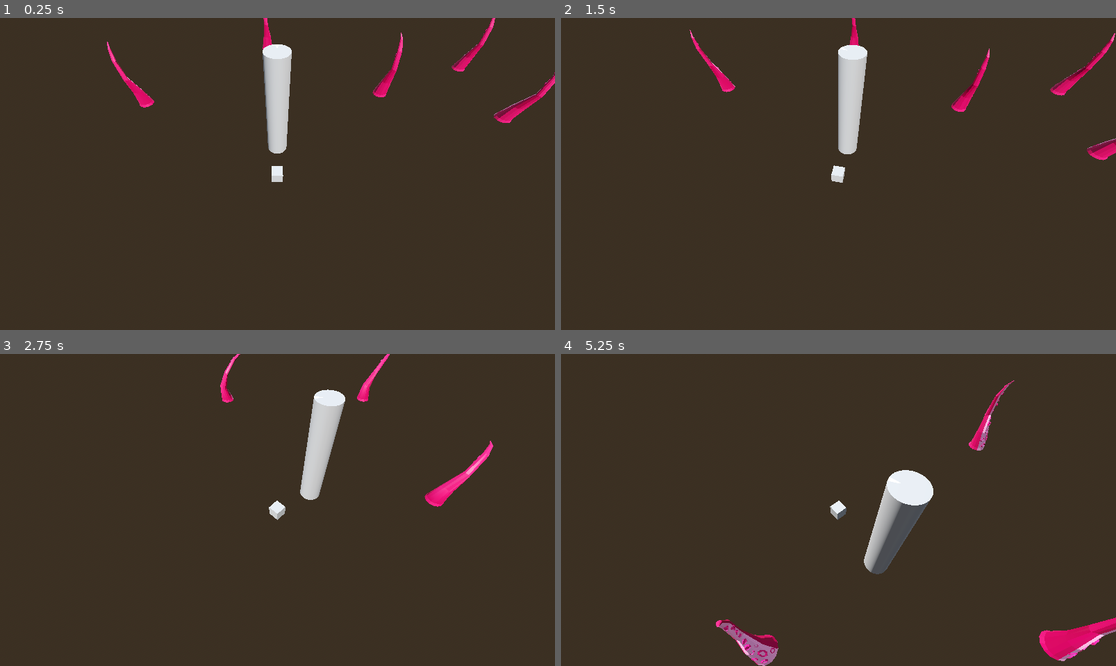
Above: before the commit, frames 1-4 (two rows, left to right).
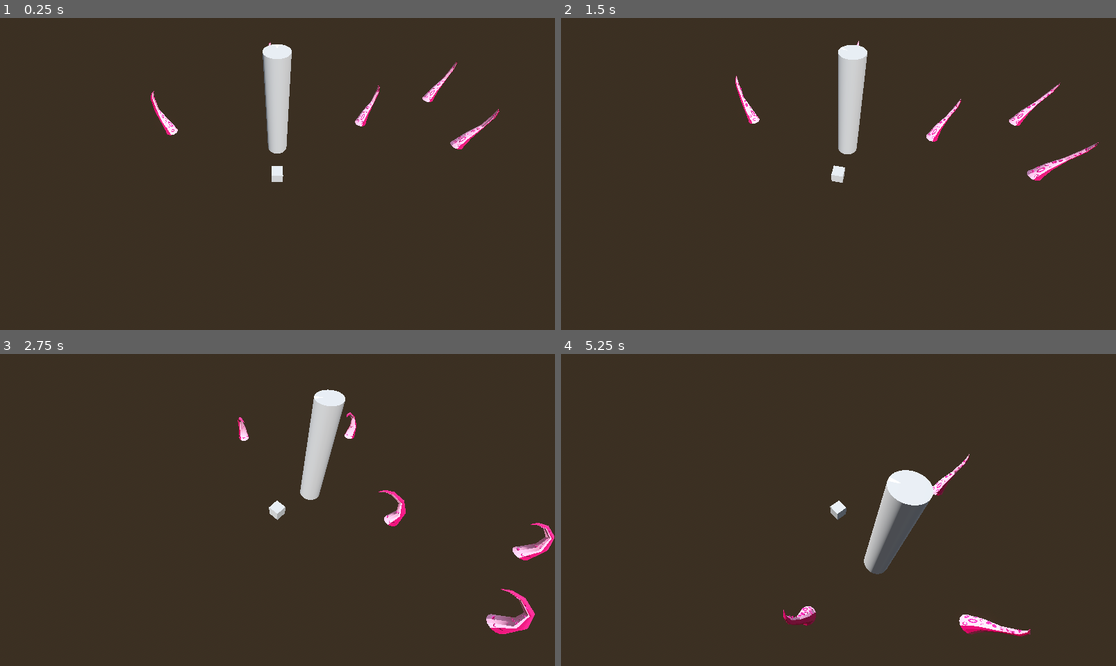
Above: after the commit, the same moments.

Repository: Yrthgze/Lighthouse
Game: Godot game, scene res://scenes/main_level.tscn
Same seed, same stepped clock (60 frames per second), same inputs: the game is played once before the commit and once after it.
Inputs:
- Up to frame 1 (0.25 s): no input
- Up to frame 2 (1.5 s): hold D (rotate_lighthouse_right) 0.53-1.28 s; hold Q (rotate_left) from 1.28 s (still down)
- Up to frame 3 (2.75 s): release Q (rotate_left) at 2.03 s; hold D (rotate_lighthouse_right) from 2.03 s (still down)
- Up to frame 4 (5.25 s): release D (rotate_lighthouse_right) at 3.53 s; hold Q (rotate_left) from 3.53 s (still down)

The runs differ from the first frame. In frame 1, 1.9% of the frame differs, in the area x 19-100%, y 0-43%; in frame 2, 2.0%; in frame 3, 2.2%; in frame 4, 2.9%, in the area x 27-100%, y 8-100%.

Commit message:
[Tentacles]: Tentacles moving towards a given target

Diff:
--- a/scripts/enemies/tentacle.gd
+++ b/scripts/enemies/tentacle.gd
@@ -1,11 +1,24 @@
 extends Node3D
 
+var target: Node3D
+var move_speed: float = 0.5
 
 # Called when the node enters the scene tree for the first time.
 func _ready():
-	$tentacle_grouped/Armature/Skeleton3D/Tentacle.scale = Vector3(0.1,0.1,0.1)
+	$".".scale = Vector3(0.1,0.1,0.1)
 	$tentacle_grouped/AnimationPlayer.play("Idle")
 
 # Called every frame. 'delta' is the elapsed time since the previous frame.
 func _process(delta):
-	pass
+	move_towards_target(delta)
+
+func set_target(new_target: Node3D):
+	target = new_target
+
+func move_towards_target(delta: float):
+	# Mueve el tentáculo hacia el objetivo
+	var direction = (target.position - global_transform.origin).normalized()
+	global_transform.origin += direction * move_speed * delta
+
+	# Gira el tentáculo para que mire hacia el objetivo
+	look_at(target.position, Vector3.UP)
--- a/scripts/main_level.gd
+++ b/scripts/main_level.gd
@@ -18,6 +18,7 @@
 
 func spawn_tentacle(spawn_position: Vector3):
 	var tentacle_instance = TentacleScene.instantiate()
+	tentacle_instance.set_target($Movable)
 	tentacle_instance.global_transform.origin = spawn_position
 	add_child(tentacle_instance)
 
